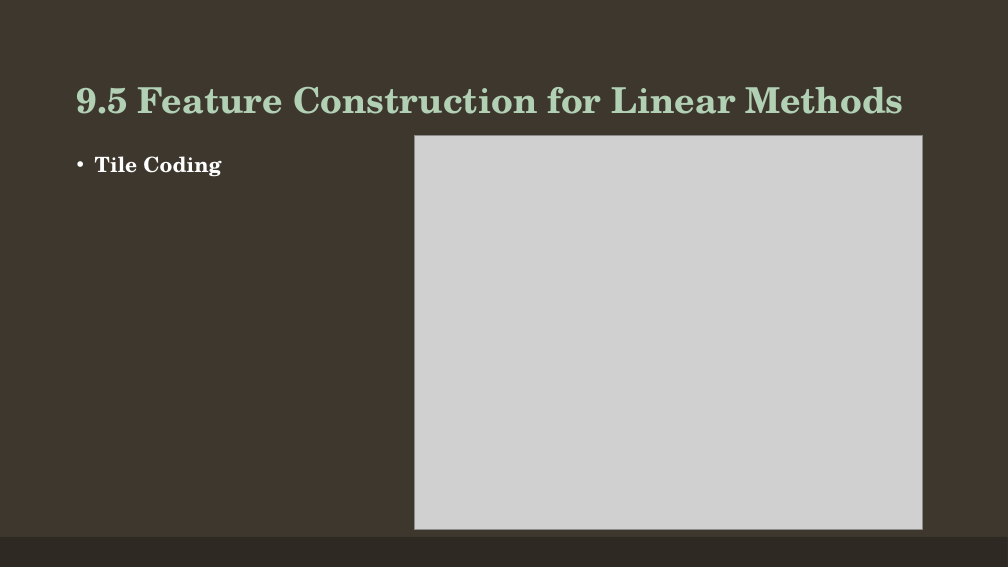
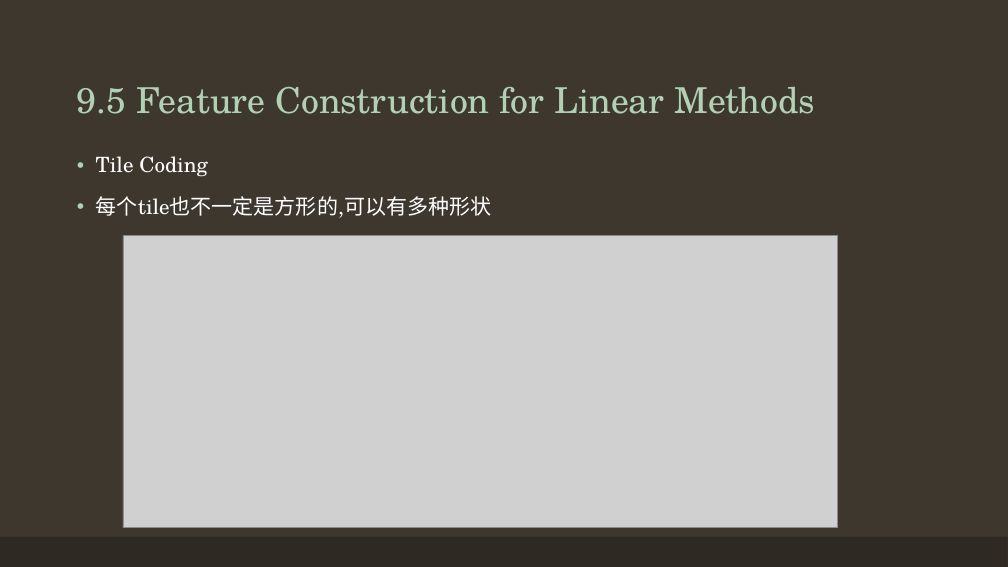
Before and after one commit to Seraphli/RLAIExercise, a slide deck: slide 9 of Chapter 9.pptx (slide 8 before the commit). Drawn at 1008x567 pixels with LibreOffice and Linux fonts; fonts in the diff are those of the drawing; grey boxes stand for pictures. Boxes give left, top, right and bottom in pixels: in the first picture for what was removed or moved away, otherwise in the second. Text is boxed around its words. In the diff, an @@ line names an element or a change of style, - is before the commit and + after.

```diff
--- a/Chapter 9.pptx
+++ b/Chapter 9.pptx
@@ title "9.5 Feature Construction for Linear ..." at [77,87,815,114]: bold off @@
@@ picture removed at [414,135,923,529] @@
@@ text at [96,156,208,177]: bold off in "Tile Coding"; indent changed; more space between paragraphs @@
@@ text at [96,196,491,218]: paragraph added @@
+• 每个tile也不一定是方形的,可以有多种形状
@@ picture added at [123,236,838,528] @@
```
Also in this commit, not shown: 11 other slides changed, 10 slides added, 7 slides removed, 3 other files.
